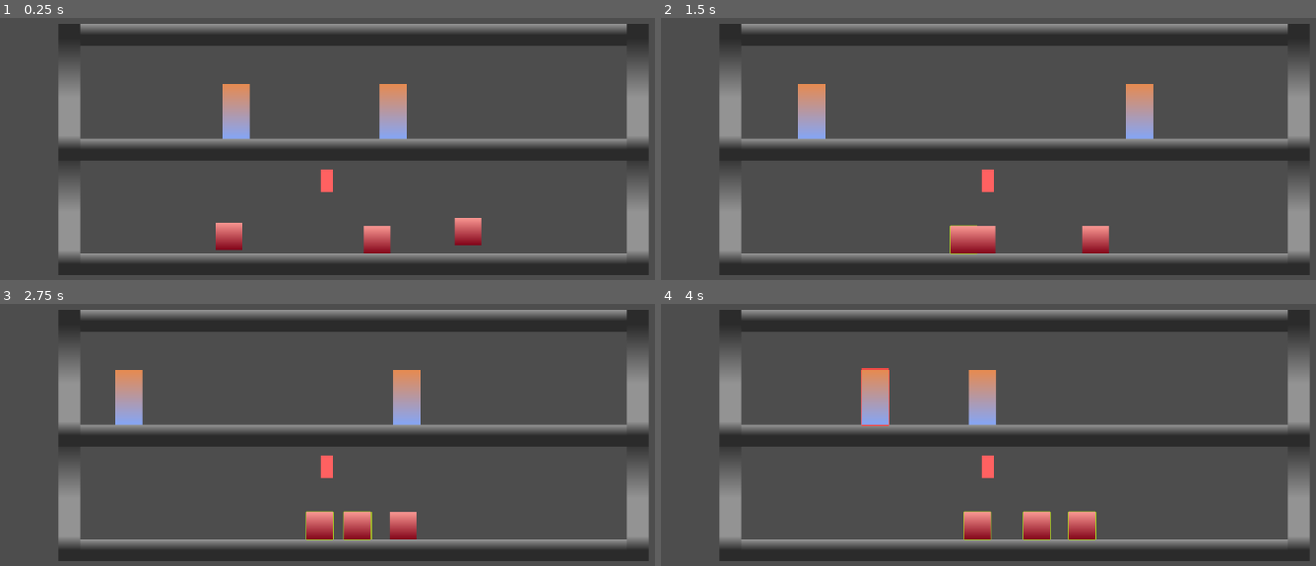
Above: before the commit, frames 1-4 (two rows, left to right).
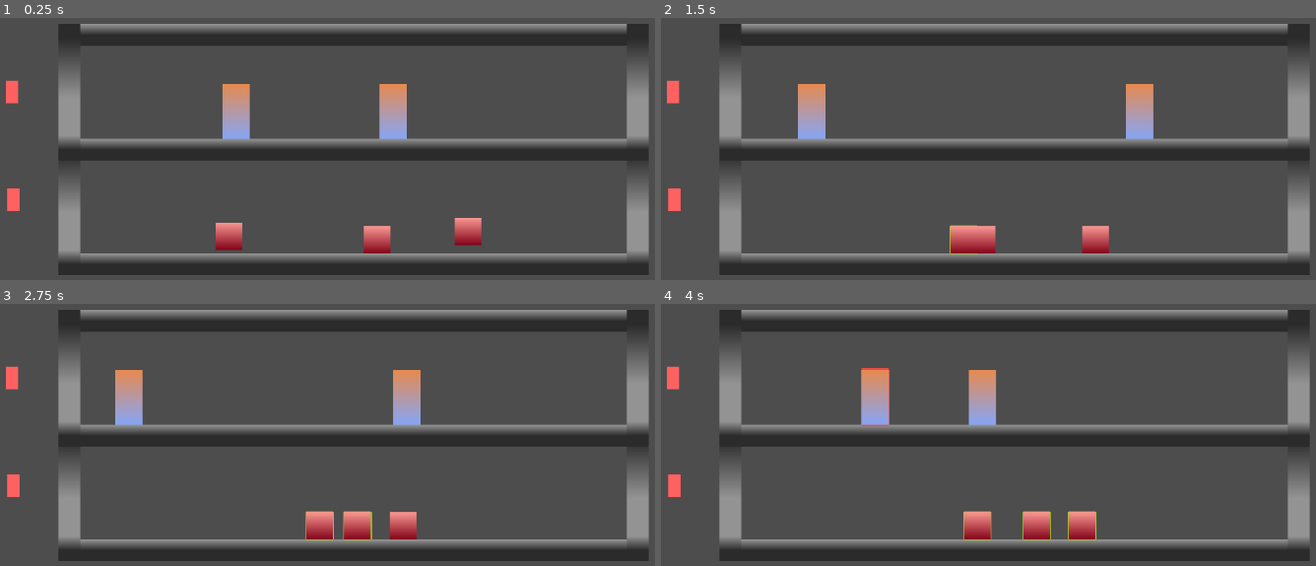
Above: after the commit, the same moments.

Repository: Lambosaurus/wildjam-mutation
Game: Godot game, scene res://main/main.tscn
The game is run twice, just before and just after one commit, with the same random seed, the same clock (stepped at 60 frames per second) and the same inputs.
Inputs (mouse positions are in pixels of both pictures, inside the frame that each line leads up to):
- Up to frame 1 (0.25 s): no input
- Up to frame 2 (1.5 s): move the mouse to (988, 180) at 0.52 s; tap S (swap_arms) at 0.6, 1.35 s; click (988, 180) at 0.67 s; move the mouse to (962, 240) at 1.27 s; click (962, 240) at 1.42 s
- Up to frame 3 (2.75 s): move the mouse to (353, 526) at 2.02 s; tap S (swap_arms) at 2.1 s; click (353, 526) at 2.17 s
- Up to frame 4 (4 s): move the mouse to (1067, 526) at 2.77 s; tap S (swap_arms) at 2.85, 3.6 s; click (1067, 526) at 2.92 s; move the mouse to (844, 398) at 3.52 s; click (844, 398) at 3.67 s

The runs differ from the first frame. In frame 1, 0.5% of the frame differs, in the area x 0-51%, y 23-74%; in frame 2, 0.5%; in frame 3, 0.5%; in frame 4, 0.5%.
Error before the commit: Cannot call method 'instantiate' on a null value. (res://entities/entity_spawner.gd:12)

Commit message:
Add L1 and L2 spawners

Diff:
--- a/main/main.tscn
+++ b/main/main.tscn
@@ -11,9 +11,6 @@
 
 [node name="Building" parent="." unique_id=310968372 instance=ExtResource("1_53q0u")]
 position = Vector2(149, 273)
-
-[node name="EntitySpawner" parent="." unique_id=658344345 instance=ExtResource("3_xwkvk")]
-position = Vector2(533, 486)
 
 [node name="Mutant" parent="." unique_id=88951864 instance=ExtResource("4_c651c")]
 position = Vector2(375, 555)
@@ -29,3 +26,21 @@
 
 [node name="Human2" parent="." unique_id=1573269216 instance=ExtResource("2_pjrb6")]
 position = Vector2(616, 381)
+
+[node name="Spawners" type="Node" parent="." unique_id=699582945]
+
+[node name="MutantLevel1" parent="Spawners" unique_id=1106100923 node_paths=PackedStringArray("spawn_location") instance=ExtResource("3_xwkvk")]
+position = Vector2(74, 514)
+spawn_location = NodePath("Location")
+spawnable = ExtResource("4_c651c")
+
+[node name="Location" type="Node2D" parent="Spawners/MutantLevel1" unique_id=503858260]
+position = Vector2(182, 23)
+
+[node name="EntitySpawner2" parent="Spawners" unique_id=658344345 node_paths=PackedStringArray("spawn_location") instance=ExtResource("3_xwkvk")]
+position = Vector2(72, 356)
+spawn_location = NodePath("Location")
+spawnable = ExtResource("2_pjrb6")
+
+[node name="Location" type="Node2D" parent="Spawners/EntitySpawner2" unique_id=1435144818]
+position = Vector2(833, 12)
